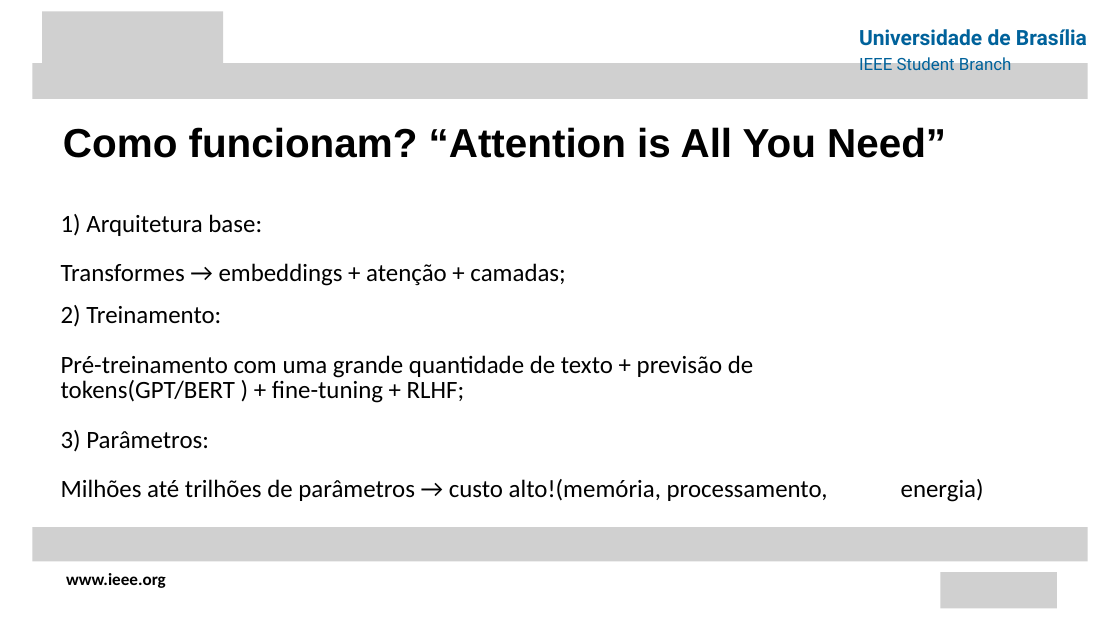
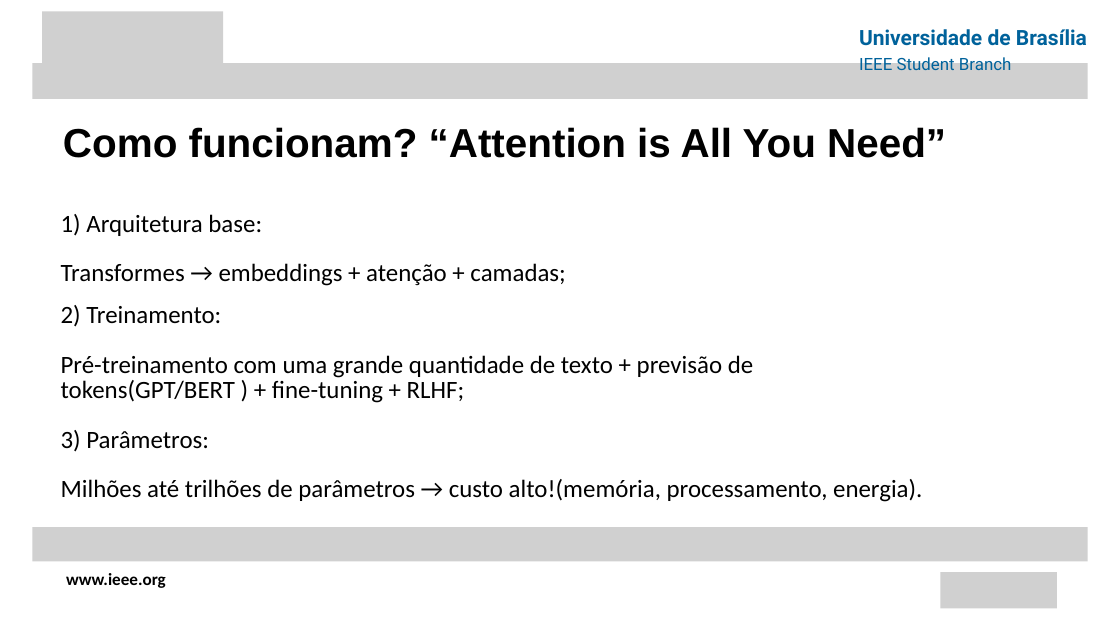
Before and after one commit to gusfring41/Apresentacao-LLM-CIS, a slide deck: slide 3 of apresentacaoLLM.pptx. Drawn at 1120x630 pixels with LibreOffice and Linux fonts; fonts in the diff are those of the drawing; grey boxes stand for pictures. Boxes give left, top, right and bottom in pixels: in the first picture for what was removed or moved away, otherwise in the second. Text is boxed around its words. In the diff, an @@ line names an element or a change of style, - is before the commit and + after.

```diff
--- a/apresentacaoLLM.pptx
+++ b/apresentacaoLLM.pptx
@@ text at [61, 479, 922, 502]: text changed @@
-Milhões até trilhões de parâmetros → custo alto!(memória, processamento, energia)
+Milhões até trilhões de parâmetros → custo alto!(memória, processamento, energia).
```
Also in this commit, not shown: 7 other slides changed, 1 slide added, 1 other file.
